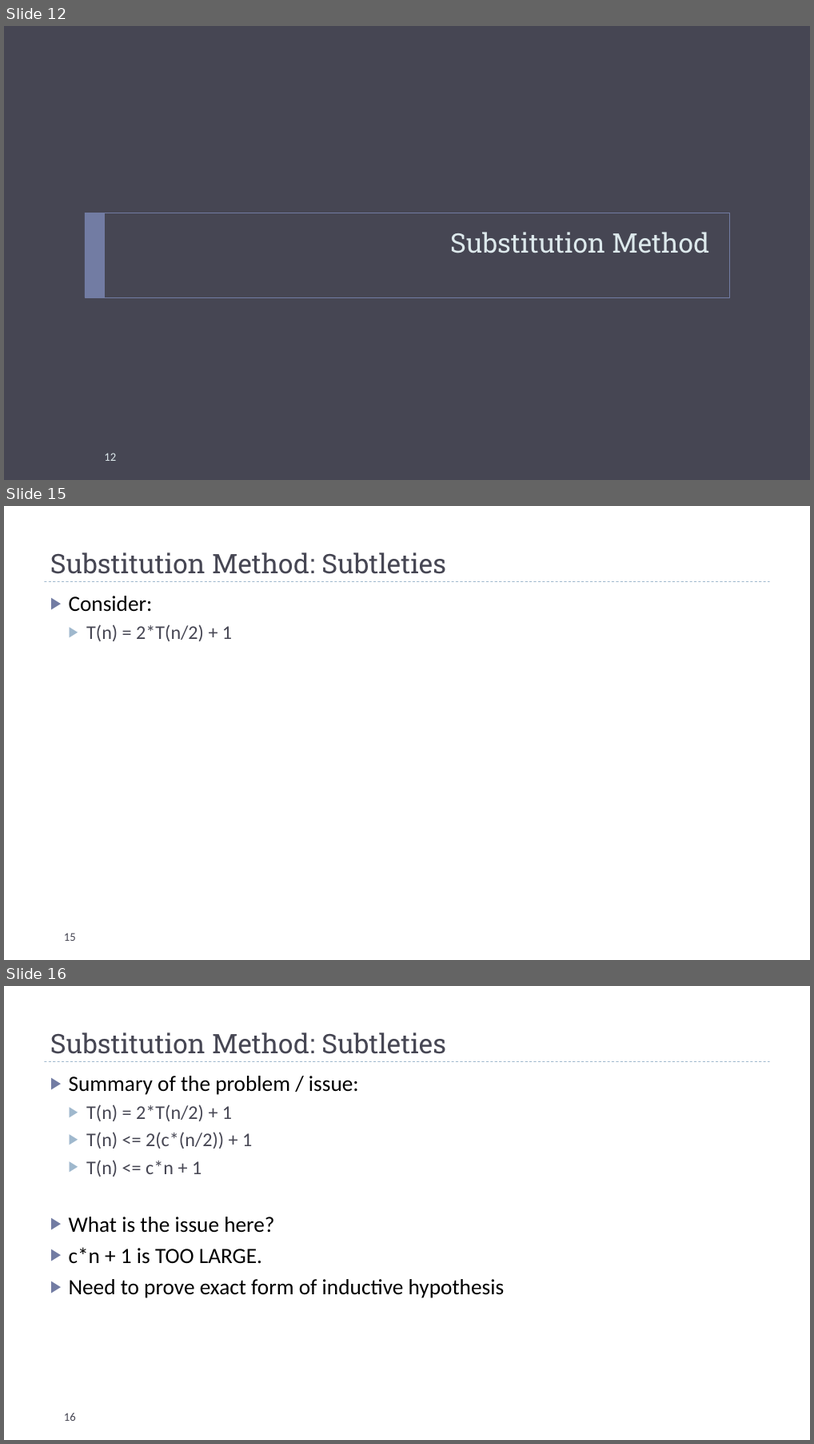
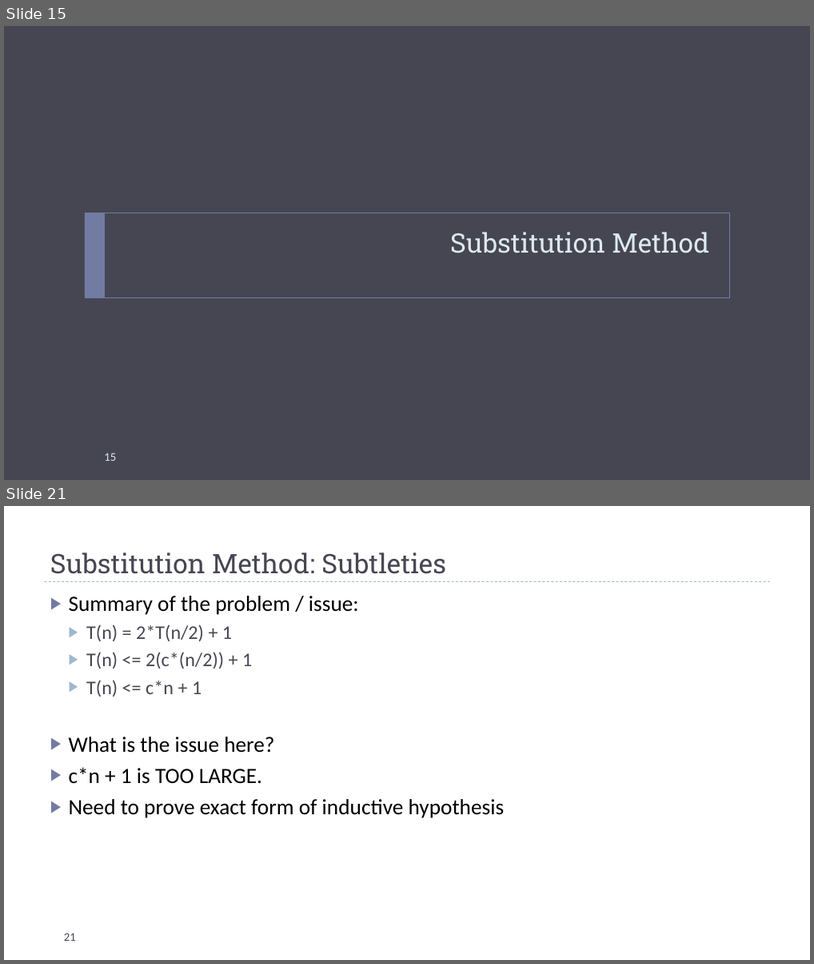
Before and after one commit to markfloryan/dsa2, a slide deck: slides/03-Recurrences.pptx. Shown one above the other, each under a label of ours: slides 12, 15 and 16 before the commit, slides 15 and 21 after it; the slides between them are not shown. The pictures are 814x1444 and 814x964 pixels, drawn with LibreOffice and Linux fonts; fonts in the diff are those of the drawing. Boxes give left, top, right and bottom in pixels: in the first picture for what was removed or moved away, otherwise in the second. Text is boxed around its words. In the diff, an @@ line names an element or a change of style, - is before the commit and + after.

```diff
--- a/slides/03-Recurrences.pptx
+++ b/slides/03-Recurrences.pptx
@@ slide 15 removed at (4, 506, 810, 960), background #FFFFFF; not listed: 1 template element that a slide beside it also shows @@
@@ title removed at (50, 552, 446, 574) @@
-Substitution Method: Subtleties
@@ text removed at (69, 596, 232, 641) @@
-▶ Consider:
-  ▶ T(n) = 2*T(n/2) + 1
@@ page number removed at (64, 932, 76, 940) @@
-15
@@ what was slide 12 is now slide 15 @@
@@ page number at (104, 452, 116, 460): text changed @@
-12
+15
@@ what was slide 16 is now slide 21 @@
@@ page number at (64, 932, 76, 940): text changed @@
-16
+21
```
Also in this commit, not shown: 5 slides changed, 2 other slides removed, 3 other files.
